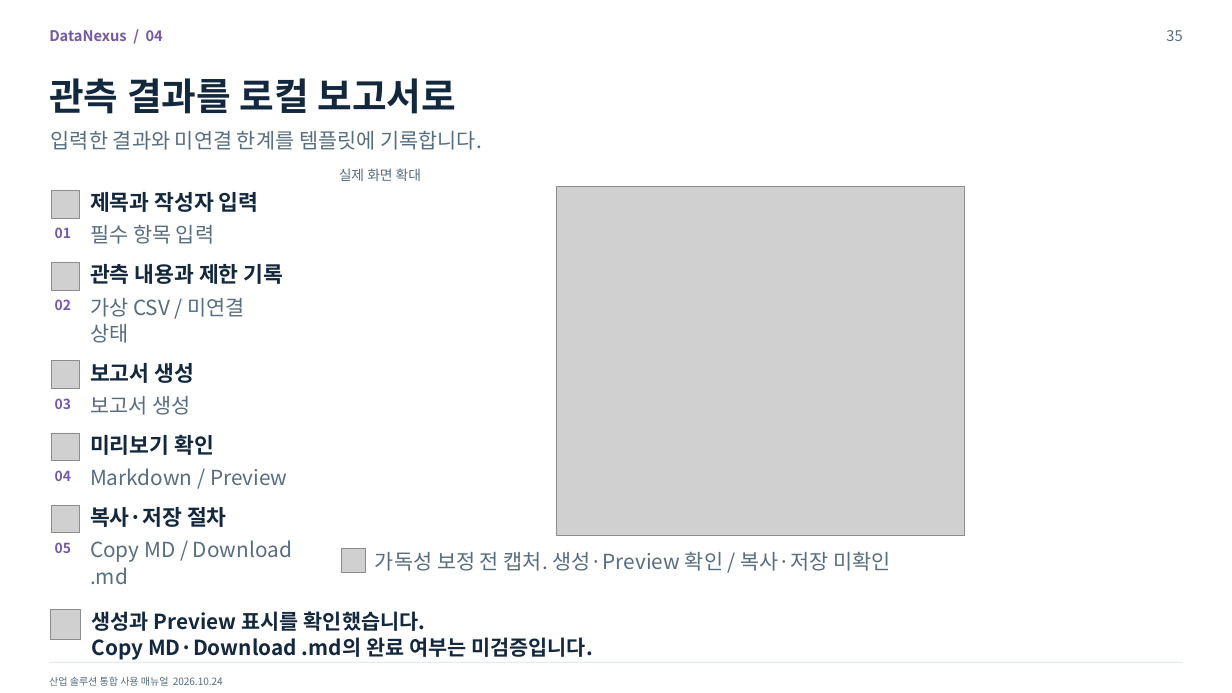
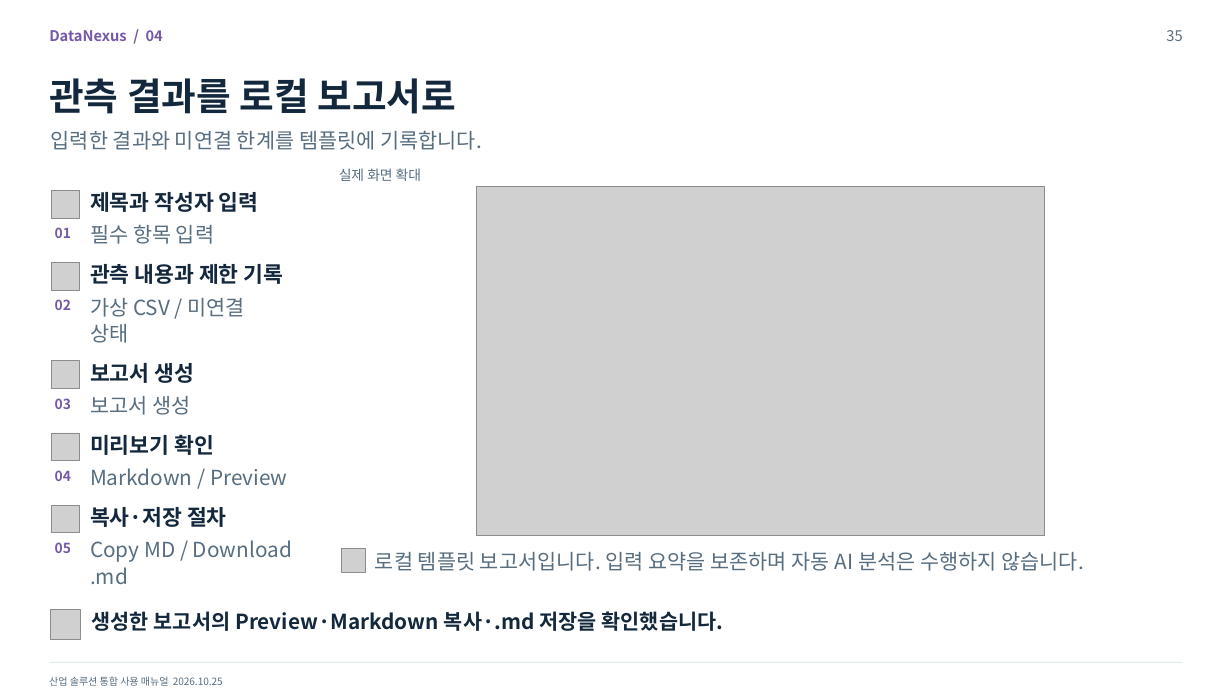
Before and after one commit to dubukimch/dubukimch.github.io, a slide deck: slide 35 of assets/docs/manuals/industrial-solutions-user-manual-2026-10-24.pptx. Drawn at 1232x693 pixels with LibreOffice and Linux fonts; fonts in the diff are those of the drawing; grey boxes stand for pictures. Boxes give left, top, right and bottom in pixels: in the first picture for what was removed or moved away, otherwise in the second. Text is boxed around its words. In the diff, an @@ line names an element or a change of style, - is before the commit and + after.

Commit message:
Add standalone manuals and repair embedded presentation images

```diff
--- a/assets/docs/manuals/industrial-solutions-user-manual-2026-10-24.pptx
+++ b/assets/docs/manuals/industrial-solutions-user-manual-2026-10-24.pptx
@@ picture: place and size @@
-picture at [557, 186, 964, 536]
+picture at [477, 186, 1044, 536]
@@ text at [375, 552, 1085, 571]: text changed @@
-가독성 보정 전 캡처. 생성·Preview 확인 / 복사·저장 미확인
+로컬 템플릿 보고서입니다. 입력 요약을 보존하며 자동 AI 분석은 수행하지 않습니다.
@@ text at [92, 611, 724, 631]: text changed @@
-생성과 Preview 표시를 확인했습니다.
-Copy MD·Download .md의 완료 여부는 미검증입니다.
+생성한 보고서의 Preview·Markdown 복사·.md 저장을 확인했습니다.
@@ text at [49, 676, 223, 686]: text changed @@
-산업 솔루션 통합 사용 매뉴얼 2026.10.24
+산업 솔루션 통합 사용 매뉴얼 2026.10.25
```
Also in this commit, not shown: 55 other slides changed, 51 other files.
